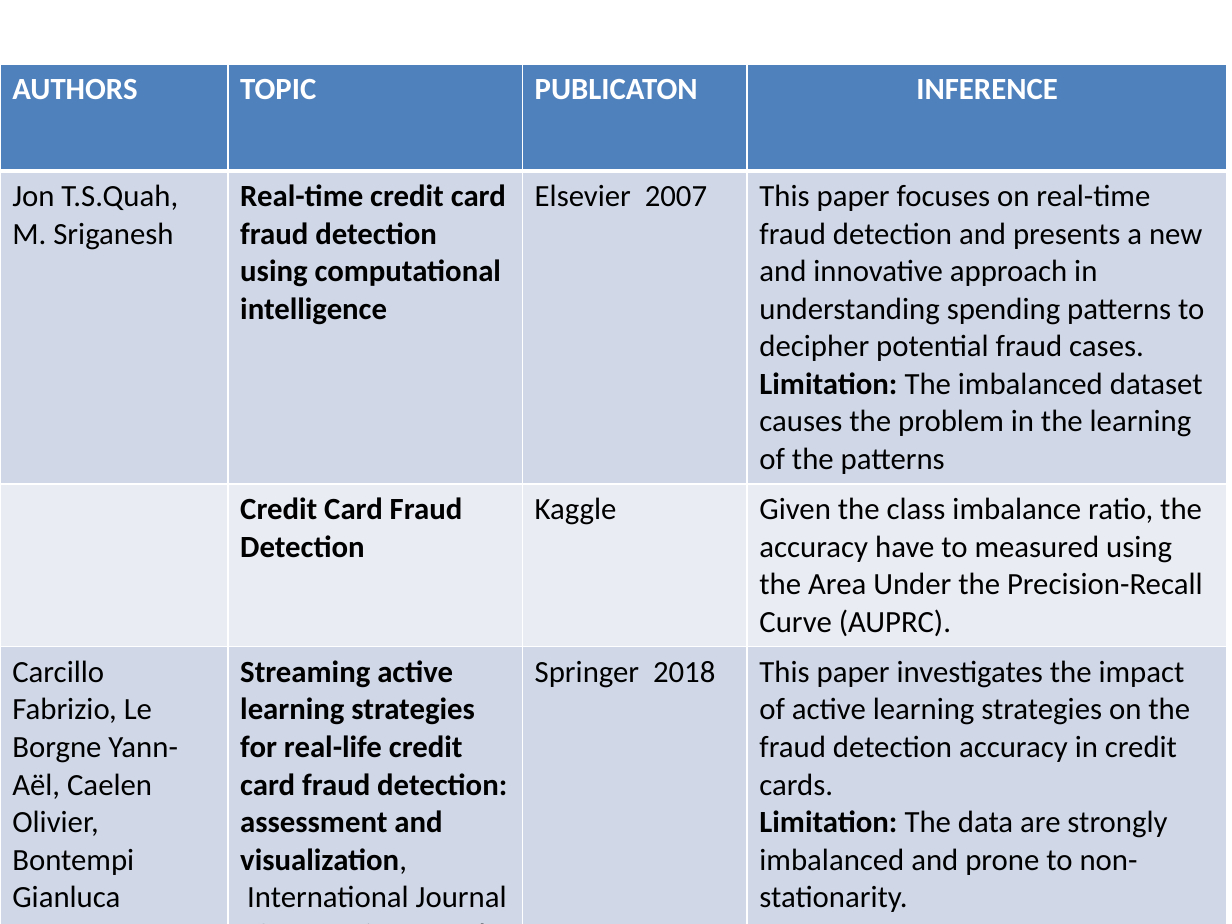
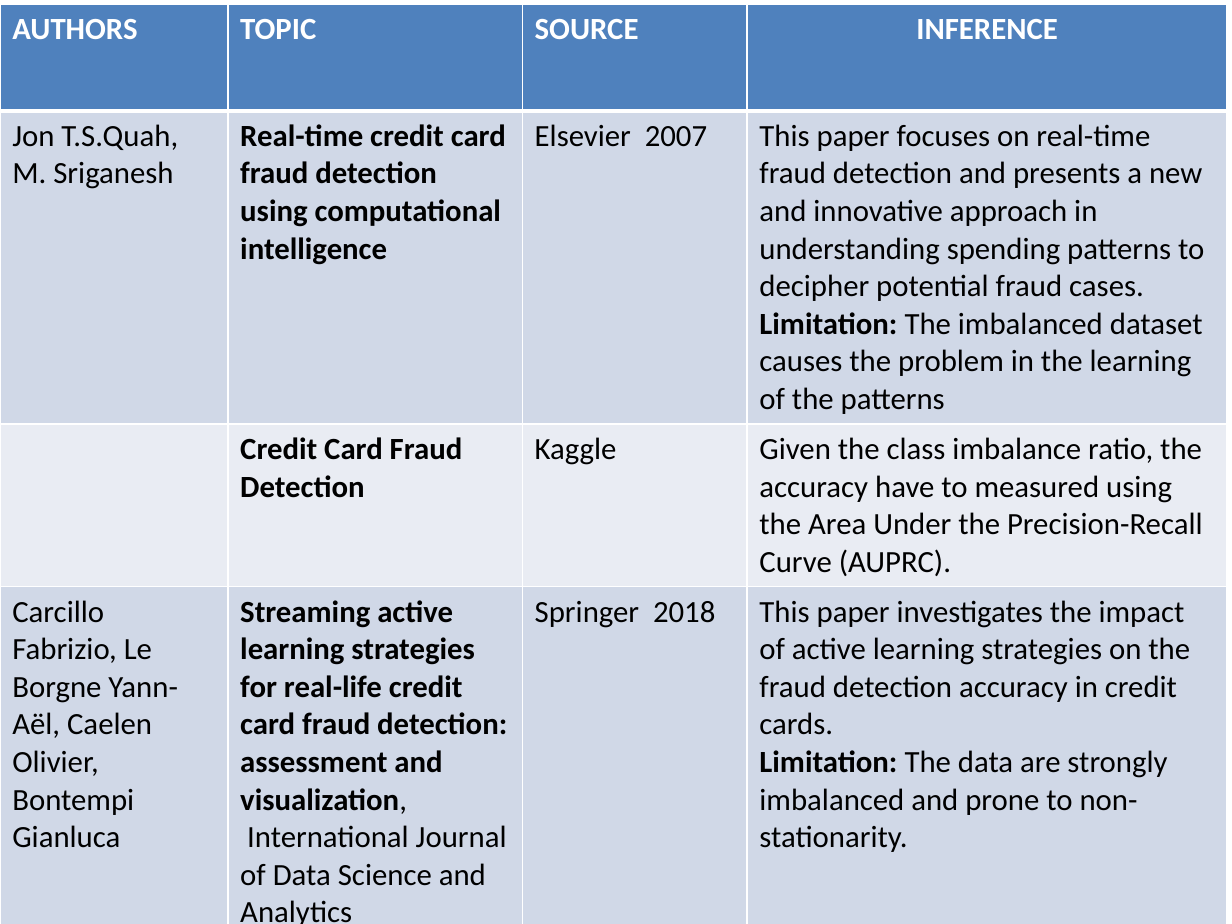
Before and after one commit to aaskumar5/Predicting-online-transaction-frauds-using-ML, a slide deck: slide 7 of FYP 2019 - 2020_review1.pptx. Drawn at 1232x924 pixels with LibreOffice and Linux fonts; fonts in the diff are those of the drawing. Boxes give left, top, right and bottom in pixels: in the first picture for what was removed or moved away, otherwise in the second. Text is boxed around its words. In the diff, an @@ line names an element or a change of style, - is before the commit and + after.

```diff
--- a/FYP 2019 - 2020_review1.pptx
+++ b/FYP 2019 - 2020_review1.pptx
@@ table at (0, 4, 1227, 924) @@
-row 1, column 3: PUBLICATON
+row 1, column 3: SOURCE
@@ table: place and size @@
-table at (0, 64, 1227, 924)
+table at (0, 4, 1227, 924)
```
Also in this commit, not shown: 4 other slides changed, 2 slides added.
